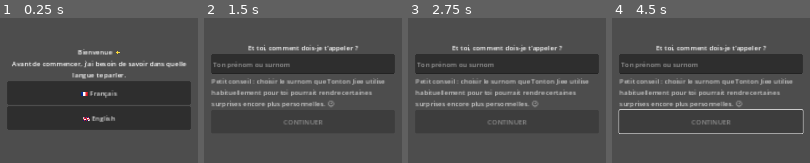
Above: before the commit, frames 1-4 (left to right).
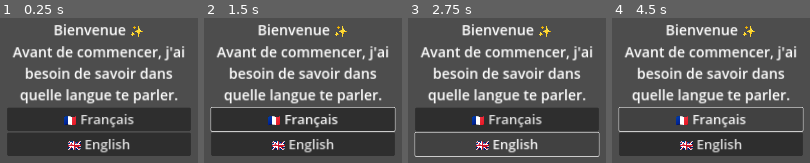
Above: after the commit, the same moments.

Repository: miaex/My-Game
Game: Godot game, scene res://scenes/onboarding/Onboarding.tscn
Same seed, same stepped clock (60 frames per second), same inputs: the game is played once before the commit and once after it.
Inputs (mouse positions are in pixels of both pictures, inside the frame that each line leads up to):
- Up to frame 1 (0.25 s): no input
- Up to frame 2 (1.5 s): click "🇫🇷 Français" at 0.5 s; click (303, 87) at 1.25 s, where only the run before the commit has a clickable "Femme"
- Up to frame 3 (2.75 s): click (507, 144) at 2 s, where only the run after the commit has a clickable "🇬🇧 English"
- Up to frame 4 (4.5 s): click (711, 119) at 2.75 s, where only the run after the commit has a clickable "🇫🇷 Français"; click (711, 144) at 3.5 s, where only the run after the commit has a clickable "🇬🇧 English"; click (711, 119) at 4.25 s, where only the run after the commit has a clickable "🇫🇷 Français"

The runs differ from the first frame. In frame 1, 42% of the frame differs, in the area x 3-97%, y 4-96%; in frame 2, 43%; in frame 3, 30%; in frame 4, 42%.
Error after the commit: Parse Error: Cannot find member "SCREEN_ORIENTATION_PORTRAIT" in base "DisplayServer". (res://scripts/autoload/GameData.gd:55)

Commit message:
Force portrait orientation via code, increase default font size

Diff:
--- /dev/null
+++ b/assets/theme/default_theme.tres
@@ -0,0 +1,7 @@
+[gd_resource type="Theme" format=3]
+
+[resource]
+default_font_size = 34
+Button/font_sizes/font_size = 32
+Label/font_sizes/font_size = 34
+LineEdit/font_sizes/font_size = 32
--- a/project.godot
+++ b/project.godot
@@ -26,6 +26,10 @@
 window/stretch/mode="canvas_items"
 window/stretch/aspect="expand"
 
+[gui]
+
+theme/custom="res://assets/theme/default_theme.tres"
+
 [rendering]
 
 renderer/rendering_method="mobile"
--- a/scripts/autoload/GameData.gd
+++ b/scripts/autoload/GameData.gd
@@ -52,6 +52,8 @@
 
 
 func _ready() -> void:
+	DisplayServer.screen_set_orientation(DisplayServer.SCREEN_ORIENTATION_PORTRAIT)
+
 	_load_categories()
 	_load_translations()
 
